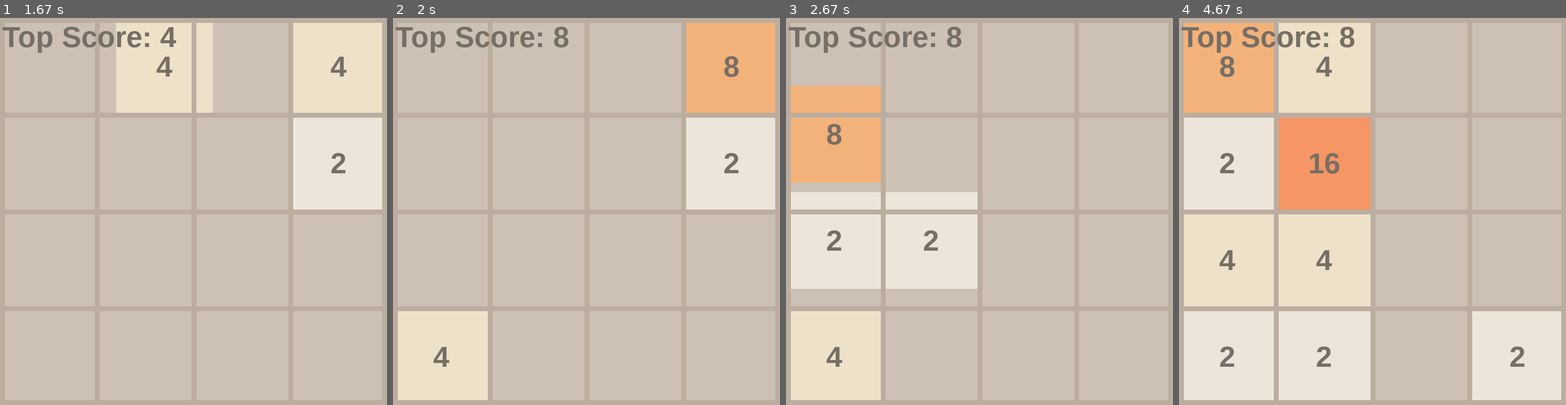
Above: before the commit, frames 1-4 (left to right).
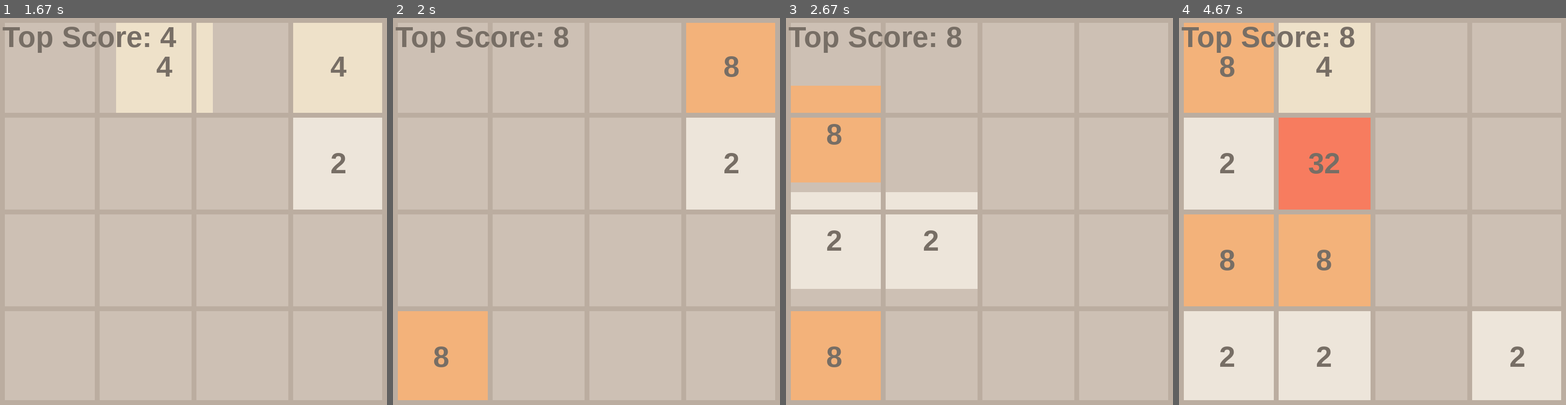
Above: after the commit, the same moments.

Repository: Lqnarr/Pygame-Project-2024-Feb
Game: pygame game, started from 2048.py
The game is run twice, just before and just after one commit, with the same random seed, the same clock (stepped at 60 frames per second) and the same inputs.
Inputs:
- Up to frame 1 (1.67 s): click "Easy" at 0.38 s; hold Right 0.67-1.13 s; hold Up 1.17-1.47 s; hold Right from 1.5 s (still down)
- Up to frame 2 (2 s): release Right at 1.97 s
- Up to frame 3 (2.67 s): hold Left 2-2.53 s; hold Down from 2.57 s (still down)
- Up to frame 4 (4.67 s): release Down at 2.87 s; hold Left 2.9-3.3 s; hold Up 3.33-3.7 s; hold Up 3.73-4.37 s; hold Down from 4.4 s (still down)

Frame 1 is identical in both runs. In frame 2, 5.3% of the frame differs, in the area x 1-25%, y 75-99%; in frame 3, 5.3%; in frame 4, 17%, in the area x 1-50%, y 25-75%.

Commit message:
final version, added comments

Diff:
--- a/2048.py
+++ b/2048.py
@@ -4,10 +4,13 @@
 
 pygame.init()
 
+#Change Speed of game
 FPS = 90
 
+# Initial score
 score = 2
 
+# Initialize screen settings
 WIDTH, HEIGHT = 800, 800
 ROWS = 4
 COLS = 4
@@ -23,9 +26,12 @@
 FONT = pygame.font.SysFont("Arial", 60, bold=True)
 MOVE_VEL = 20
 
+# Create the screen / window
 WINDOW = pygame.display.set_mode((WIDTH, HEIGHT))
 pygame.display.set_caption("2048")
 
+
+# Drawing starting screen with all the text
 def draw_starting_screen(window):
     window.fill(BACKGROUND_COLOR)
     title_font = pygame.font.SysFont("Arial", 80, bold=True)
@@ -47,6 +53,8 @@
 
     return easy_rect, hard_rect
 
+
+# Display the selection of difficulty + detect user input
 def select_difficulty():
     while True:
         easy_rect, hard_rect = draw_starting_screen(WINDOW)
@@ -63,6 +71,8 @@
 
 
 class Tile:
+
+    # colors of tiles
     COLORS = [
         (237, 229, 218),
         (238, 225, 201),
@@ -73,8 +83,15 @@
         (237, 208, 115),
         (237, 204, 99),
         (236, 202, 80),
+        (232, 232, 88),
+        (250, 0, 0),
+        (214, 36, 13),
+        (237, 14, 167),
+        (196, 90, 219)
     ]
 
+
+    # Initialize tiles
     def __init__(self, value, row, col):
         self.value = value
         self.row = row
@@ -82,11 +99,13 @@
         self.x = col * RECT_WIDTH
         self.y = row * RECT_HEIGHT
 
+    # Set colors of the tiles
     def get_color(self):
         color_index = int(math.log2(self.value)) - 1
         color = self.COLORS[color_index]
         return color
 
+    # Draw the tiles
     def draw(self, window):
         color = self.get_color()
         pygame.draw.rect(window, color, (self.x, self.y, RECT_WIDTH, RECT_HEIGHT))
@@ -100,6 +119,7 @@
             ),
         )
 
+    # Set position of the tiles
     def set_pos(self, ceil=False):
         if ceil:
             self.row = math.ceil(self.y / RECT_HEIGHT)
@@ -108,11 +128,12 @@
             self.row = math.floor(self.y / RECT_HEIGHT)
             self.col = math.floor(self.x / RECT_WIDTH)
 
+    # Move the tiles
     def move(self, delta):
         self.x += delta[0]
         self.y += delta[1]
 
-
+# Set up grid of the game
 def draw_grid(window):
     for row in range(1, ROWS):
         y = row * RECT_HEIGHT
@@ -124,7 +145,7 @@
 
     pygame.draw.rect(window, OUTLINE_COLOR, (0, 0, WIDTH, HEIGHT), OUTLINE_THICKNESS)
 
-
+# Display the tiles and score
 def draw(window, tiles):
     window.fill(BACKGROUND_COLOR)
 
@@ -138,7 +159,7 @@
 
     pygame.display.update()
 
-
+# Get a random position for the tiles to spawn
 def get_random_pos(tiles):
     row = None
     col = None
@@ -151,7 +172,7 @@
 
     return row, col
 
-
+# All the movement of the tiles
 def move_tiles(window, tiles, clock, direction, difficulty):
     global score
     updated = True
@@ -202,6 +223,7 @@
         )
         ceil = False
 
+    # Check conditions and update max score and update tiles
     while updated:
         clock.tick(FPS)
         updated = False
@@ -239,9 +261,9 @@
     return end_move(tiles, difficulty, window, score)
 
 
-
+# Detect if there are no moves left
 def end_move(tiles, difficulty, window, score):
-    if len(tiles) == 16: # and no_moves_left(tiles):
+    if len(tiles) == 16:
         end_screen(window, score)
         return "lost"
 
@@ -249,14 +271,15 @@
     if len(tiles) == 15:
         num_new_tiles = 1
 
+    # New tiles range of numberes
     for _ in range(num_new_tiles):
         row, col = get_random_pos(tiles)
-        tiles[f"{row}{col}"] = Tile(random.choice([2, 4, 8, 16]), row, col)
+        tiles[f"{row}{col}"] = Tile(random.choice([2, 4, 8, 16, 32]), row, col)
 
     return "continue"
 
 
-
+# Update tiles
 def update_tiles(window, tiles, sorted_tiles):
     tiles.clear()
     for tile in sorted_tiles:
@@ -264,7 +287,7 @@
 
     draw(window, tiles)
 
-
+# Generate a random tile everytime the user moves
 def generate_tiles():
     tiles = {}
     for _ in range(2):
@@ -273,6 +296,7 @@
 
     return tiles
 
+# Draw and create end score, including all the text
 def end_screen(window, score):
     window.fill(BACKGROUND_COLOR)
     end_font = pygame.font.SysFont("Arial", 80, bold=True)
@@ -305,7 +329,7 @@
         pygame.display.update()
 
 
-
+# Make the game run and FPS settings
 def main(window):
     clock = pygame.time.Clock()
 
@@ -350,6 +374,6 @@
 
 
 
-
+# Run the program
 if __name__ == "__main__":
     main(WINDOW)
